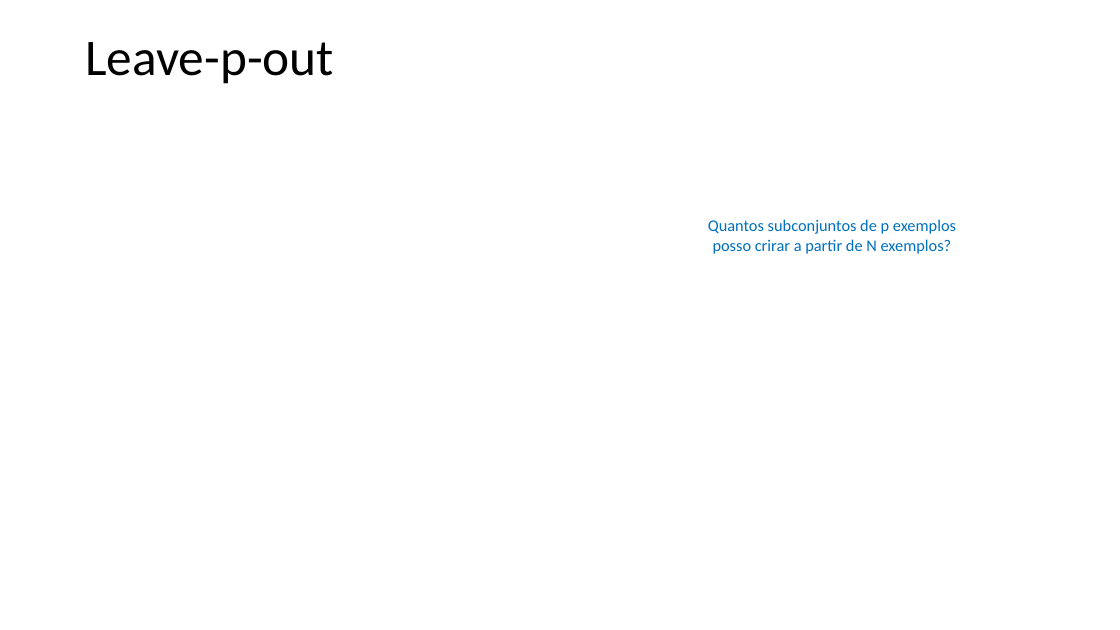
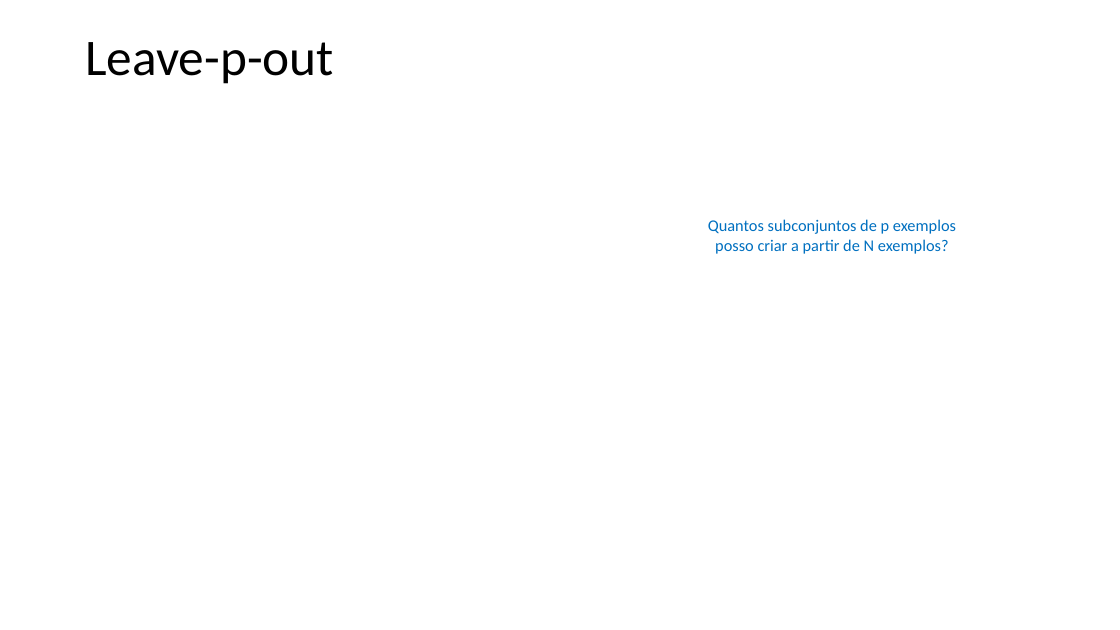
Before and after one commit to zz4fap/t319_aprendizado_de_maquina, a slide deck: slide 9 of slides/T319_Regressão_Linear (Parte V).pptx. Drawn at 1120x630 pixels with LibreOffice and Linux fonts; fonts in the diff are those of the drawing; grey boxes stand for pictures. Boxes give left, top, right and bottom in pixels: in the first picture for what was removed or moved away, otherwise in the second. Text is boxed around its words. In the diff, an @@ line names an element or a change of style, - is before the commit and + after.

```diff
--- a/slides/T319_Regressão_Linear (Parte V).pptx
+++ b/slides/T319_Regressão_Linear (Parte V).pptx
@@ text at [708,219,956,254]: text changed @@
-Quantos subconjuntos de p exemplos posso crirar a partir de N exemplos?
+Quantos subconjuntos de p exemplos posso criar a partir de N exemplos?
```
Also in this commit, not shown: 8 other slides changed, 3 other files.
